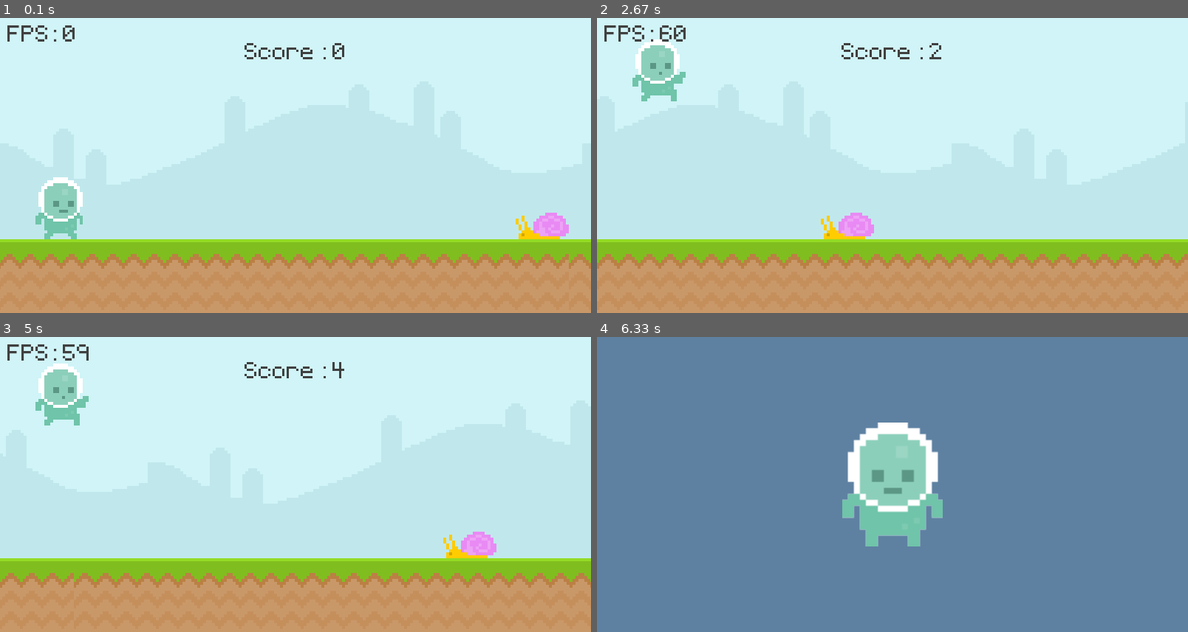
Above: before the commit, frames 1-4 (two rows, left to right).
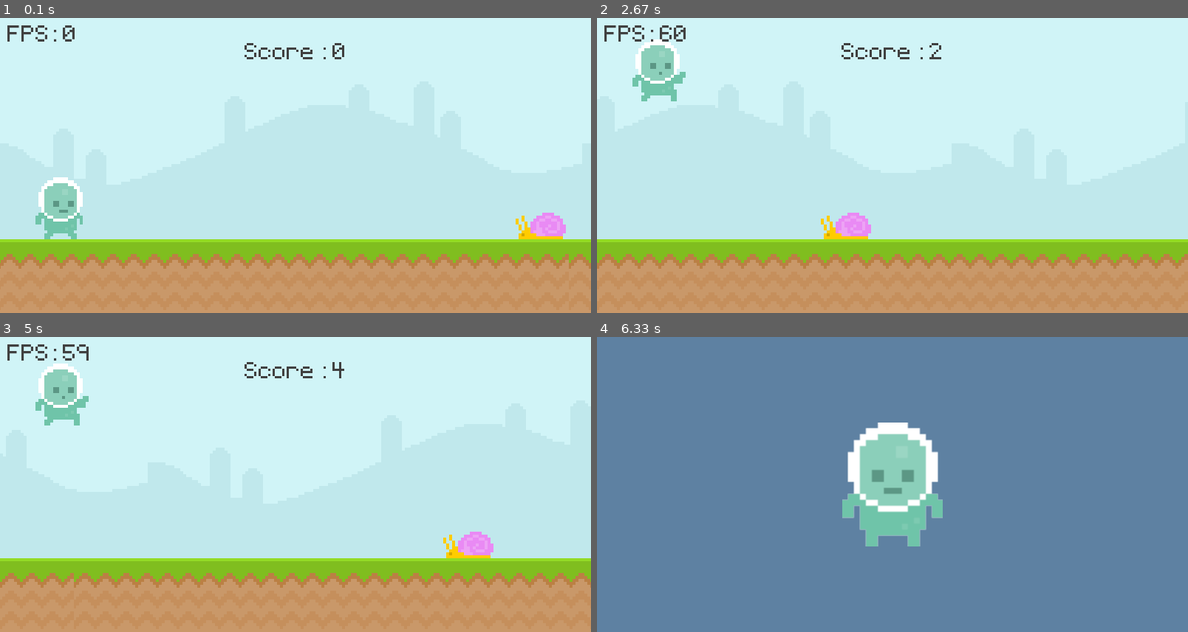
Above: after the commit, the same moments.

Repository: Subhro-ai/runner-pyGame
Game: pygame game, started from game.py
Two runs of this game, one before a commit and one after it. Both use one fixed random seed, a clock stepped at 60 frames per second and the inputs below.
Inputs (mouse positions are in pixels of both pictures, inside the frame that each line leads up to):
- Up to frame 1 (0.1 s): no input
- Up to frame 2 (2.67 s): click (656, 206) at 0.38 s; tap Space at 1.67, 2.07, 2.37 s
- Up to frame 3 (5 s): tap Space at 2.9, 3.2, 3.97, 4.73 s
- Up to frame 4 (6.33 s): tap Space at 5.13, 5.43 s

The runs differ from the first frame. In frame 1, 0.2% of the frame differs, in the area x 89-97%, y 66-75%; in frame 2, 0.2%; in frame 3, 0.2%; in frame 4, nothing differs.

Commit message:
added snail animation

Diff:
--- a/game.py
+++ b/game.py
@@ -53,7 +53,9 @@
 player_rect = player_surf.get_rect(midbottom = (80,300))
 
 currentState = player_surf
+snailState = snail_surface1
 currentWalk = False
+snailWalk = False
 
 player_stand = pygame.image.load('graphics/Player/player_stand.png').convert_alpha()
 player_stand = pygame.transform.rotozoom(player_stand, 0, 2)
@@ -103,13 +105,13 @@
         screen.blit(ground_surface,(bg_x,300))
         screen.blit(ground_surface,(bg_x + bgWidth,300))
 
+        if snailWalk:
+            snailState = snail_surface1
+        else:
+            snailState = snail_surface2
+
         display_score()
-        if evenFrame:
-            screen.blit(snail_surface1,snail_rect)
-            evenFrame = not evenFrame
-        else:
-            screen.blit(snail_surface2,snail_rect)
-            evenFrame = not evenFrame
+        screen.blit(snailState,snail_rect)
         if snail_rect.right < 0:
             snail_rect.right = 800
             snailSpeed = randomiseSpeed(snailSpeed)
@@ -124,6 +126,7 @@
             player_rect.bottom = 300
             if counter % 7 == 0:
                 currentWalk = not currentWalk
+                snailWalk = not snailWalk
             if (currentWalk):
                 currentState = player_surf_walk1
             else:
